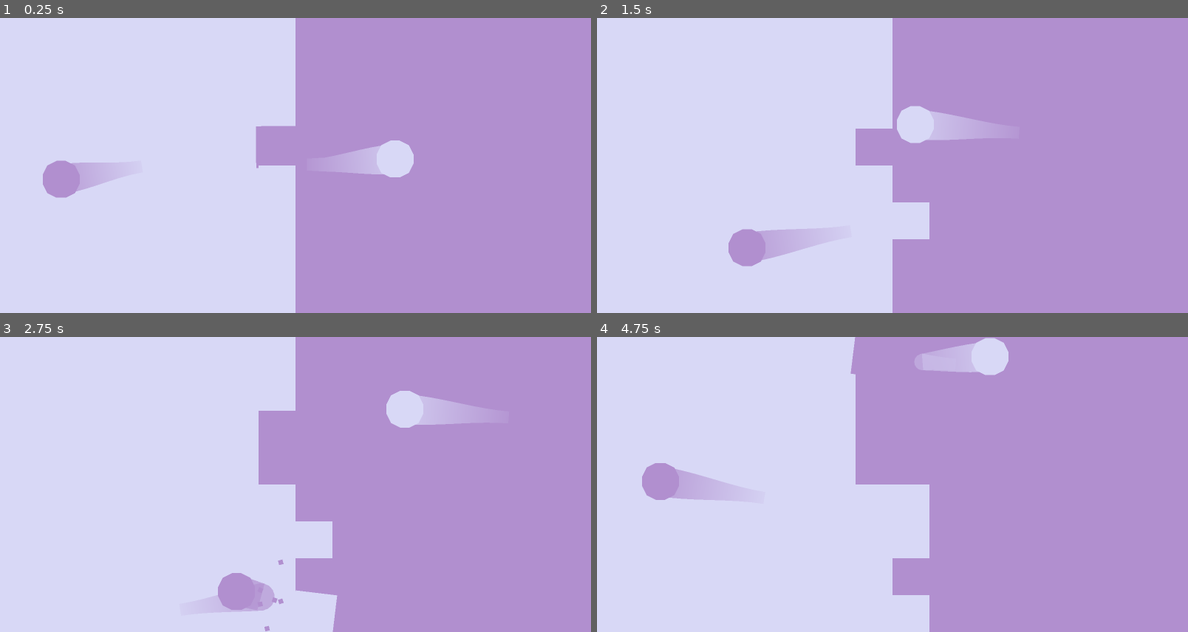
Above: before the commit, frames 1-4 (two rows, left to right).
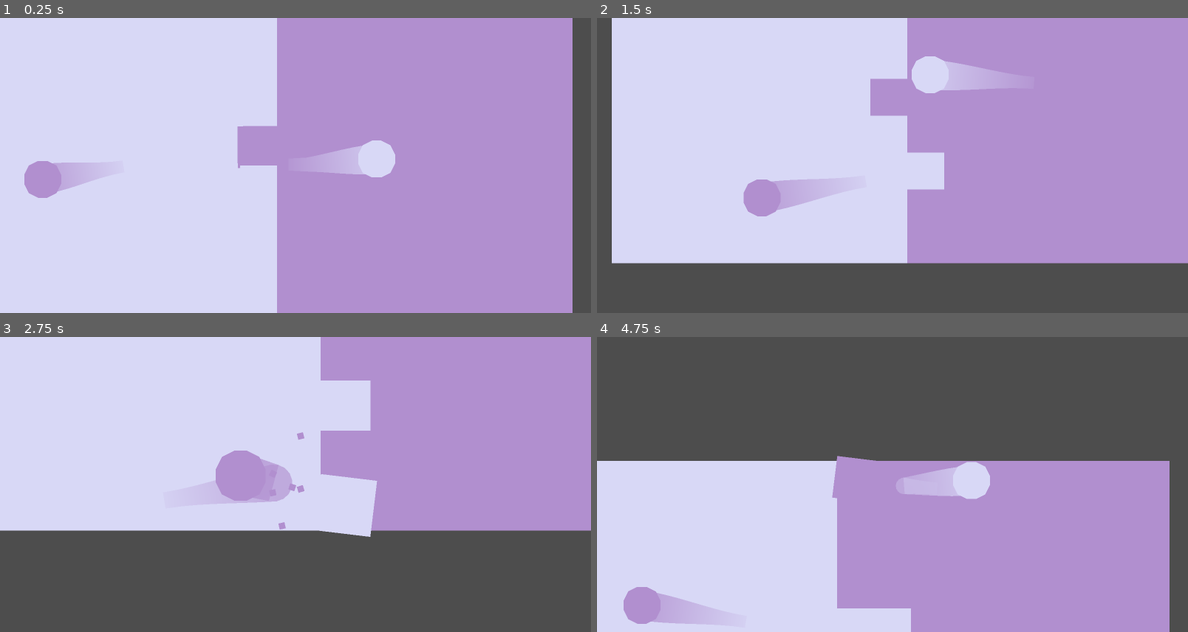
Above: after the commit, the same moments.

Repository: Nrojt/HHS-Game-Dev-Minor
Game: Godot game, scene res://game/game.tscn
The game is run twice, just before and just after one commit, with the same random seed, the same clock (stepped at 60 frames per second) and the same inputs.
Inputs:
- Up to frame 1 (0.25 s): no input
- Up to frame 2 (1.5 s): no input
- Up to frame 3 (2.75 s): no input
- Up to frame 4 (4.75 s): no input

The runs differ from the first frame. In frame 1, 8.0% of the frame differs, in the area x 4-100%, y 0-100%; in frame 2, 28%; in frame 3, 44%; in frame 4, 54%, in the area x 0-100%, y 0-100%.

Commit message:
feat: added zoom effect on tile hit

Diff:
--- a/e&s-gold-2-bouncy/ball/ball.gd
+++ b/e&s-gold-2-bouncy/ball/ball.gd
@@ -24,6 +24,7 @@
 @export var effect_camera: EffectCamera
 
 @export_range(0.1, 1.0) var tile_collision_trauma: float = 0.2
+@export_range(0.1, 1.0) var tile_collision_zoom: float = 0.12
 
 var _last_trail_pos: Vector2
 
@@ -75,6 +76,7 @@
 		if collision.get_collider() is Tile:
 			if effect_camera:
 				effect_camera.add_trauma(tile_collision_trauma)
+				effect_camera.trigger_zoom.emit(tile_collision_zoom, self)
 			collision.get_collider().toggle(self)
 
 
--- a/e&s-gold-2-bouncy/game/effect_camera.gd
+++ b/e&s-gold-2-bouncy/game/effect_camera.gd
@@ -2,21 +2,35 @@
 extends Camera2D
 
 signal trigger_trauma(amount: float)
+signal trigger_zoom(duration: float, target: Node2D)
 @export_group("Screen Shake")
 @export var decay: float = 1.5
 @export var max_offset: Vector2 = Vector2(32, 24)
 @export var max_roll: float = 0.05
 @export var trauma_power: float = 1.5
-## Jitter speed of the noise
 @export var noise_frequency: float = 5.0
+@export_group("Zoom Effect")
+@export var target_zoom_level: float = 1.4
+@export var zoom_speed: float = 4.0
 
-var trauma: float      =  0.0
-var _noise             := FastNoiseLite.new()
-var _noise_seed: float =  0.0
+var trauma: float         =  0.0
+var _noise                := FastNoiseLite.new()
+var _noise_seed: float    =  0.0
+var _target_zoom: Vector2 =  Vector2.ONE
+
+# To keep track of the tween
+var _zoom_in_tween: Tween
+var _zoom_out_tween: Tween
+var _original_zoom: Vector2
+var _original_position: Vector2
 
 
 func _ready() -> void:
 	trigger_trauma.connect(add_trauma)
+	trigger_zoom.connect(_zoom_effect)
+	_target_zoom = Vector2.ONE
+	_original_zoom = zoom
+	_original_position = global_position
 	_noise.seed = randi()
 	_noise.frequency = noise_frequency
 
@@ -31,15 +45,35 @@
 
 
 func _shake(delta: float) -> void:
-	var amount: float = pow(trauma, trauma_power)
+	var amount: float  = pow(trauma, trauma_power)
 	_noise_seed += delta
-	# Using +100 and +200 for some variation, magic numbers but kind of unnecesarry to turn into export vars
 	var shake_x        = _noise.get_noise_1d(_noise_seed) * max_offset.x * amount
 	var shake_y        = _noise.get_noise_1d(_noise_seed + 100) * max_offset.y * amount
 	var shake_rotation = _noise.get_noise_1d(_noise_seed + 200) * max_roll * amount
 	offset = Vector2(shake_x, shake_y)
 	rotation = shake_rotation
 
+# TODO: if zoom effect gets triggered while already zooming, dont zoom out first
+# TODO: Also, zooming is overwriting the shake effect, since both are triggered at the same time
+func _zoom_effect(duration: float, target: Node2D) -> void:
+	# If a previous tween is still running, kill it.
+	if _zoom_in_tween != null and _zoom_in_tween.is_valid():
+		_zoom_in_tween.kill()
+	if _zoom_out_tween != null and _zoom_out_tween.is_valid():
+		_zoom_out_tween.kill()
+
+	var target_zoom_vector: Vector2 = Vector2(target_zoom_level, target_zoom_level)
+	var target_position: Vector2    = target.global_position
+
+	_zoom_in_tween = create_tween()
+	_zoom_in_tween.set_parallel(true)
+	_zoom_in_tween.tween_property(self, "zoom", target_zoom_vector, duration)
+	_zoom_in_tween.tween_property(self, "global_position", target_position, duration)
+
+	_zoom_out_tween = create_tween()
+	_zoom_out_tween.tween_property(self, "zoom", _original_zoom, duration).set_delay(duration)
+	_zoom_out_tween.tween_property(self, "global_position", _original_position, duration).set_delay(duration)
+
 
 func add_trauma(amount: float) -> void:
 	trauma = clamp(trauma + amount, 0.0, 1.0)
